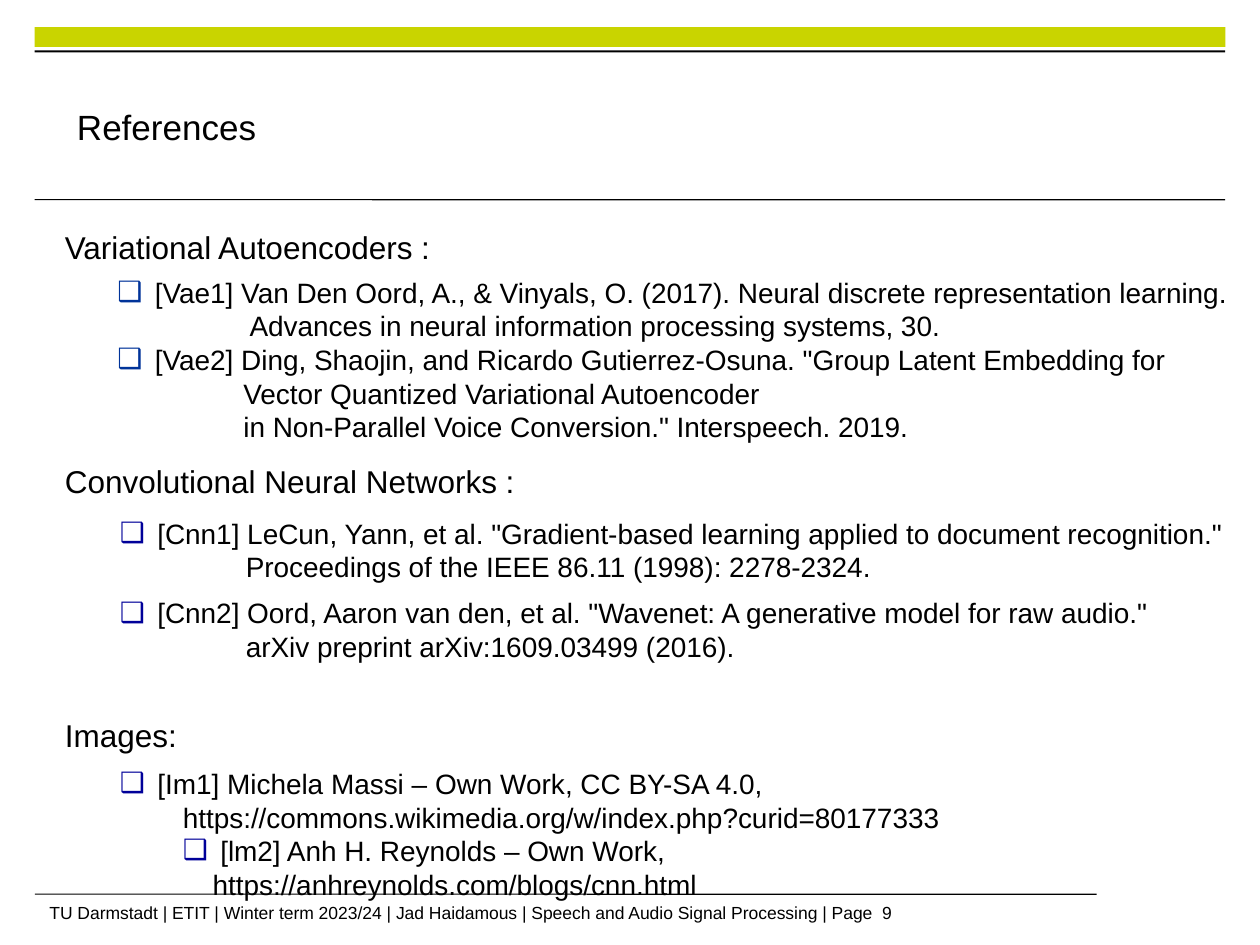
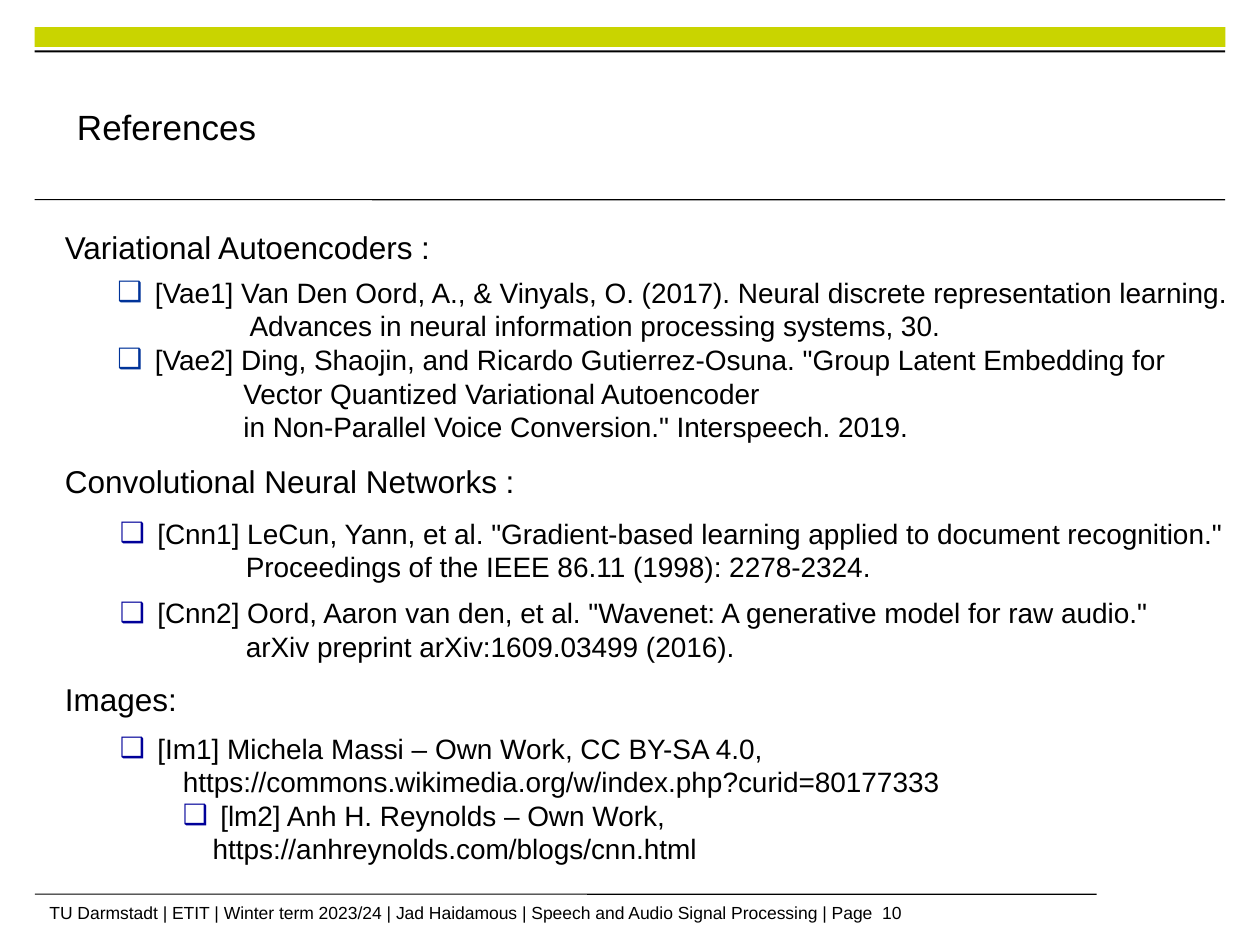
Before and after one commit to JH2k00/VoiceConversion, a slide deck: slide 10 of template.pptx (slide 9 before the commit). Drawn at 1260x945 pixels with LibreOffice and Linux fonts; fonts in the diff are those of the drawing; background and template pictures are left out. Boxes give left, top, right and bottom in pixels: in the first picture for what was removed or moved away, otherwise in the second. Text is boxed around its words. In the diff, an @@ line names an element or a change of style, - is before the commit and + after.

Commit message:
Updated Presentation

```diff
--- a/template.pptx
+++ b/template.pptx
@@ text "Images:" moved from (x1=65, y1=725, x2=177, y2=753) to (x1=65, y1=689, x2=177, y2=717) @@
@@ text "[Im1] Michela Massi – Own ..." moved from (x1=157, y1=773, x2=939, y2=900) to (x1=157, y1=738, x2=939, y2=865) @@
@@ text at (x1=49, y1=906, x2=901, y2=923): text changed @@
-TU Darmstadt | ETIT | Winter term 2023/24 | Jad Haidamous | Speech and Audio Signal Processing | Page 9
+TU Darmstadt | ETIT | Winter term 2023/24 | Jad Haidamous | Speech and Audio Signal Processing | Page 10
```
Also in this commit, not shown: 1 slide added.
